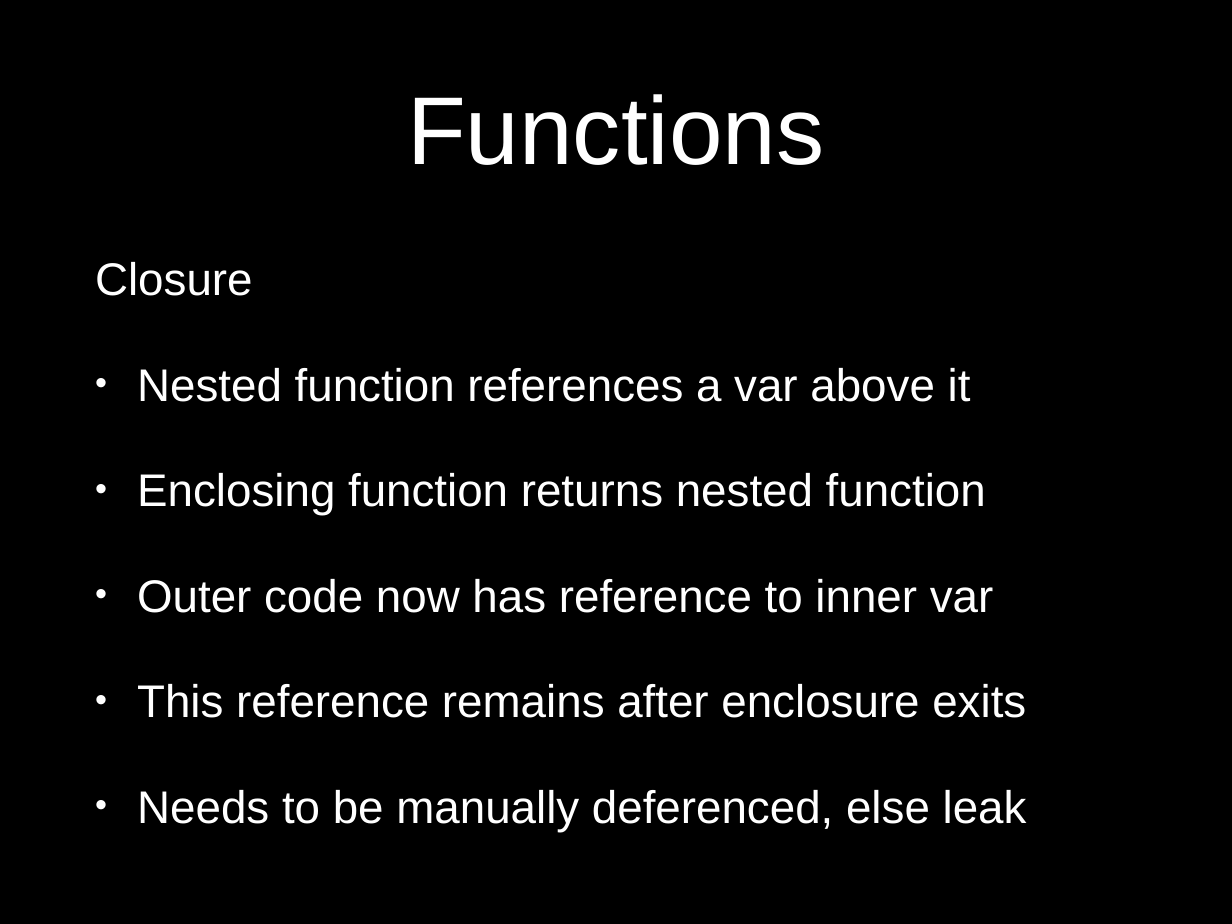
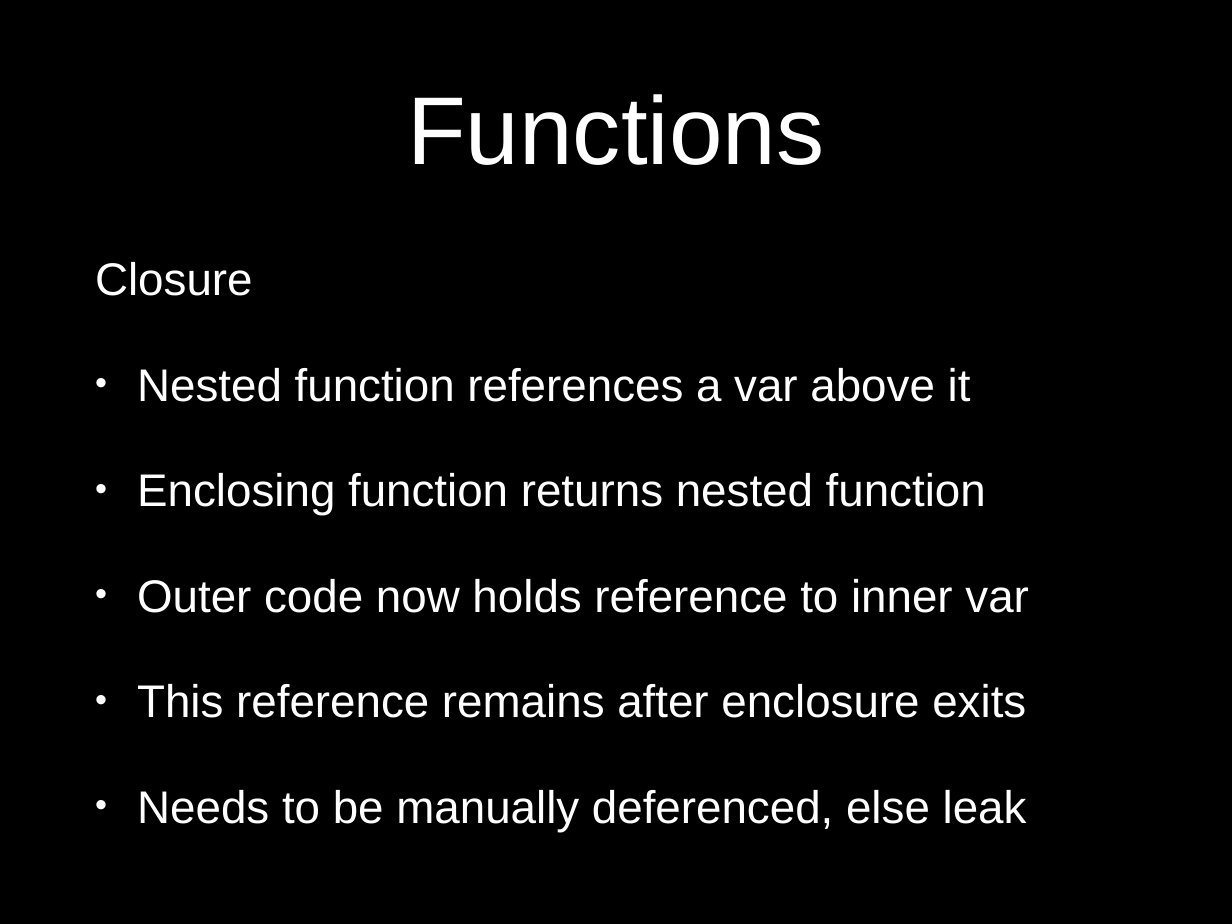
Before and after one commit to eliasjames/training-web-dev, a slide deck: slide 8 of intro-to-web-dev/slides/powerpoint/day3.pptx (slide 5 before the commit). Drawn at 1232x924 pixels with LibreOffice and Linux fonts; fonts in the diff are those of the drawing. Boxes give left, top, right and bottom in pixels: in the first picture for what was removed or moved away, otherwise in the second. Text is boxed around its words. In the diff, an @@ line names an element or a change of style, - is before the commit and + after.

```diff
--- a/intro-to-web-dev/slides/powerpoint/day3.pptx
+++ b/intro-to-web-dev/slides/powerpoint/day3.pptx
@@ text at [137,579,1029,613]: text changed @@
-• Outer code now has reference to inner var
+• Outer code now holds reference to inner var
```
Also in this commit, not shown: 5 other slides changed, 11 slides added, 3 slides removed.
